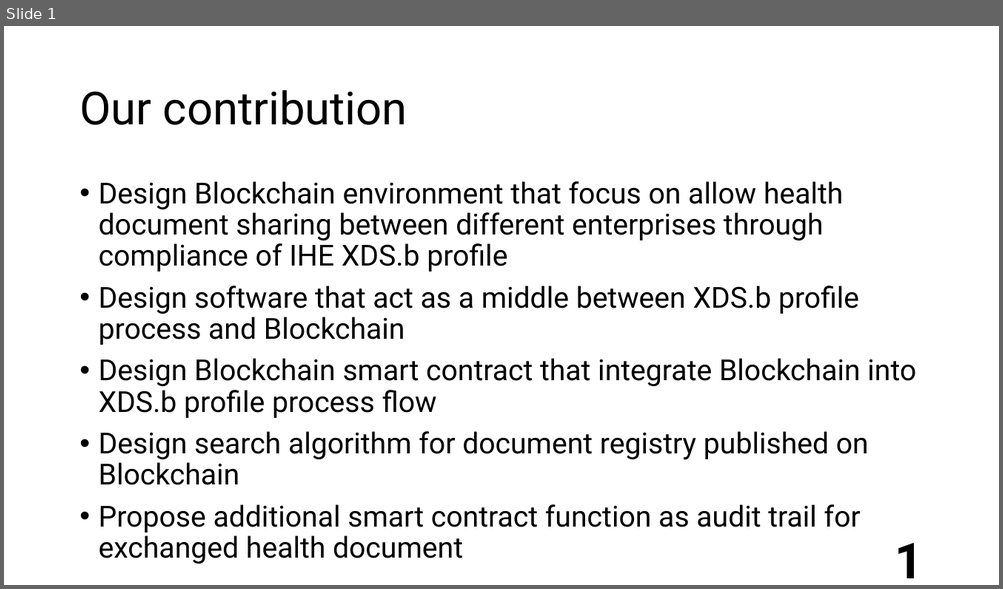
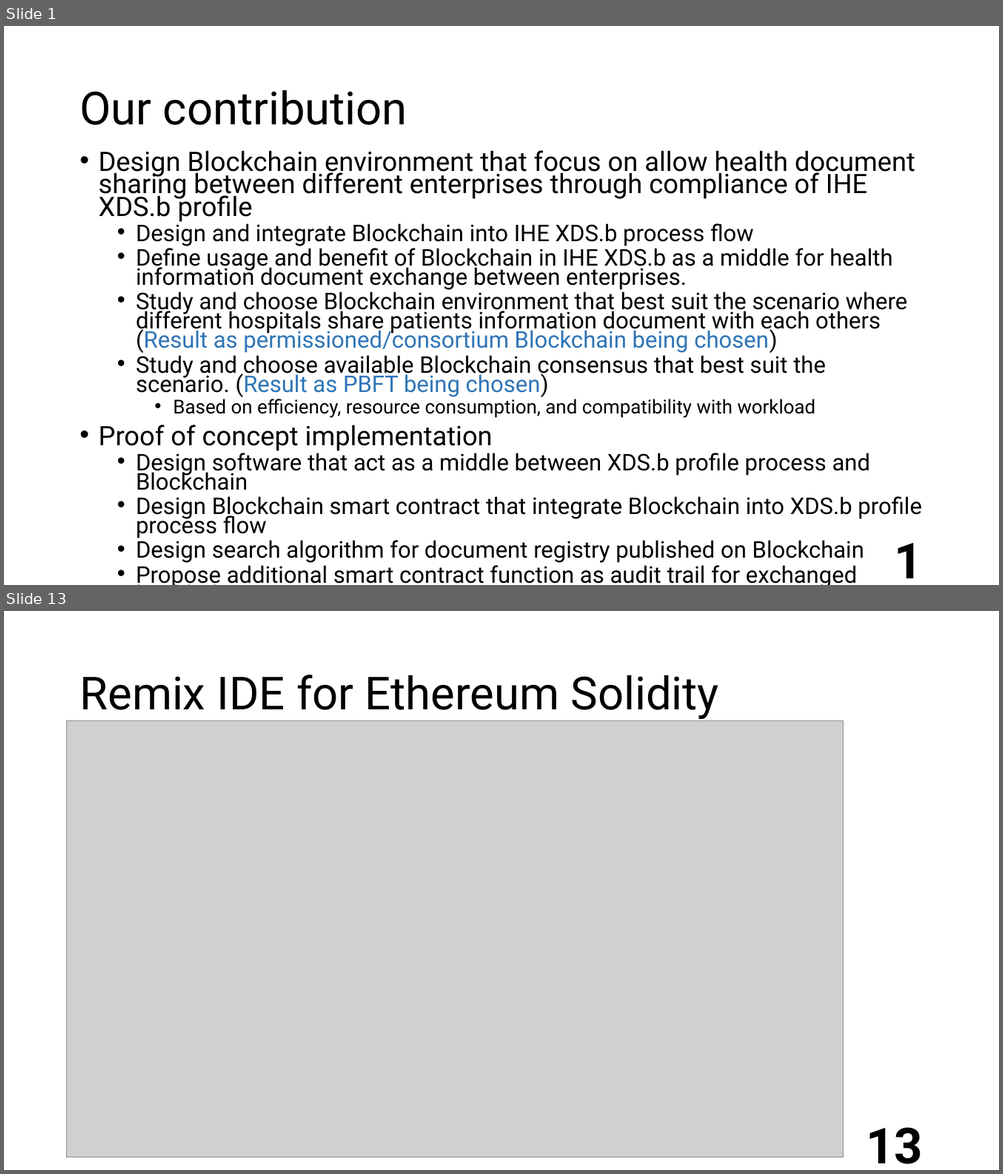
Before and after one commit to semiangel/XDSchain, a slide deck: Progress/Contribution.pptx. Shown one above the other, each under a label of ours: slide 1 before the commit, slides 1 and 13 after it; the slides between them are not shown. The pictures are 1003x589 and 1003x1174 pixels, drawn with LibreOffice and Linux fonts; fonts in the diff are those of the drawing; grey boxes stand for pictures; background and template pictures are left out. Boxes give left, top, right and bottom in pixels: in the first picture for what was removed or moved away, otherwise in the second. Text is boxed around its words. In the diff, an @@ line names an element or a change of style, - is before the commit and + after.

```diff
--- a/Progress/Contribution.pptx
+++ b/Progress/Contribution.pptx
@@ slide 13 added at bbox=[4, 611, 999, 1170], background picture (left out) @@
@@ title added at bbox=[79, 675, 719, 719], 44 pt, text #000000 @@
+Remix IDE for Ethereum Solidity
@@ picture added at bbox=[67, 721, 843, 1157] @@
@@ page number added at bbox=[865, 1128, 922, 1165], 48 pt, text #000000, bold @@
+13
@@ slide 1 changed as well @@
@@ text "Design Blockchain environment that focus ...": place and size @@
-text "Design Blockchain environment that focus ..." at bbox=[99, 181, 916, 533]
+text "Design Blockchain environment that focus ..." at bbox=[99, 150, 922, 585]
@@ text at bbox=[99, 150, 922, 585]: size 28 to 25.9 pt in "Design Blockchain environment that focus on allow ..."; size 28 to 22.2 pt in "Design software that act as a middle ...", "Design Blockchain smart contract that integrate Blockchain ...", "Design search algorithm for document registry published ...", "Propose additional smart contract function as audit ..."; line spacing 0.9 to 0.7; list level 1 to 2 in "Design software that act as ..."; list level 1 to 2 in "Design Blockchain smart contract that ..."; list level 1 to 2 in "Design search algorithm for document ..."; list level 1 to 2 in "Propose additional smart contract function ..." @@
@@ text at bbox=[99, 221, 908, 452]: paragraphs added @@
+  • Design and integrate Blockchain into IHE XDS.b process flow
+  • Define usage and benefit of Blockchain in IHE XDS.b as a middle for health information document exchange between enterprises.
+  • Study and choose Blockchain environment that best suit the scenario where different hospitals share patients information document with each others (Result as permissioned/consortium Blockchain being chosen)
+  • Study and choose available Blockchain consensus that best suit the scenario. (Result as PBFT being chosen)
+    • Based on efficiency, resource consumption, and compatibility with workload
+• Proof of concept implementation
```
Also in this commit, not shown: 35 other slides added.
